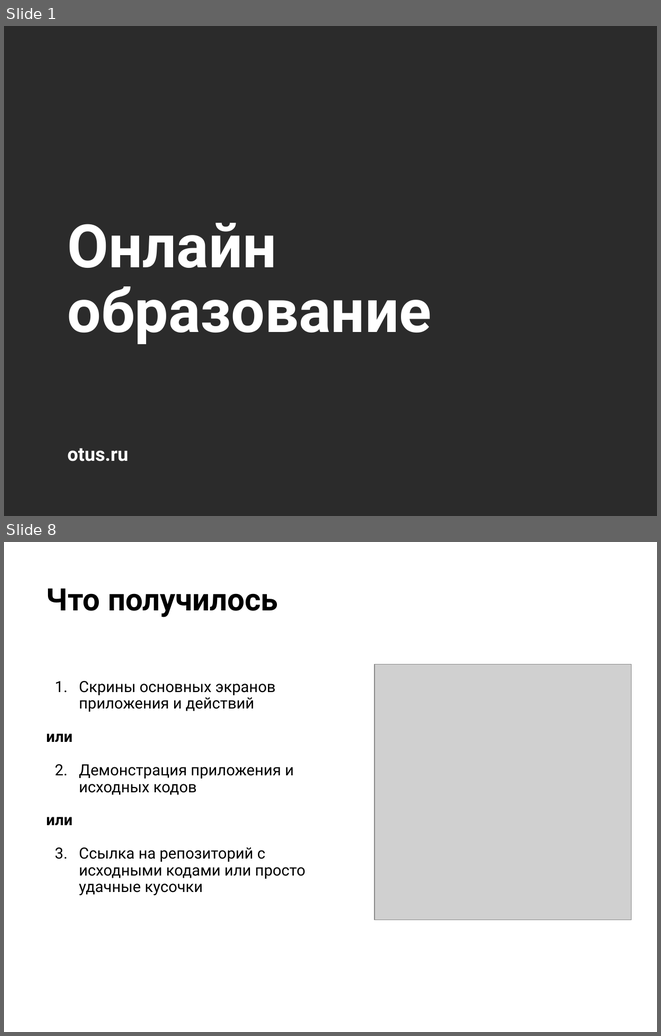
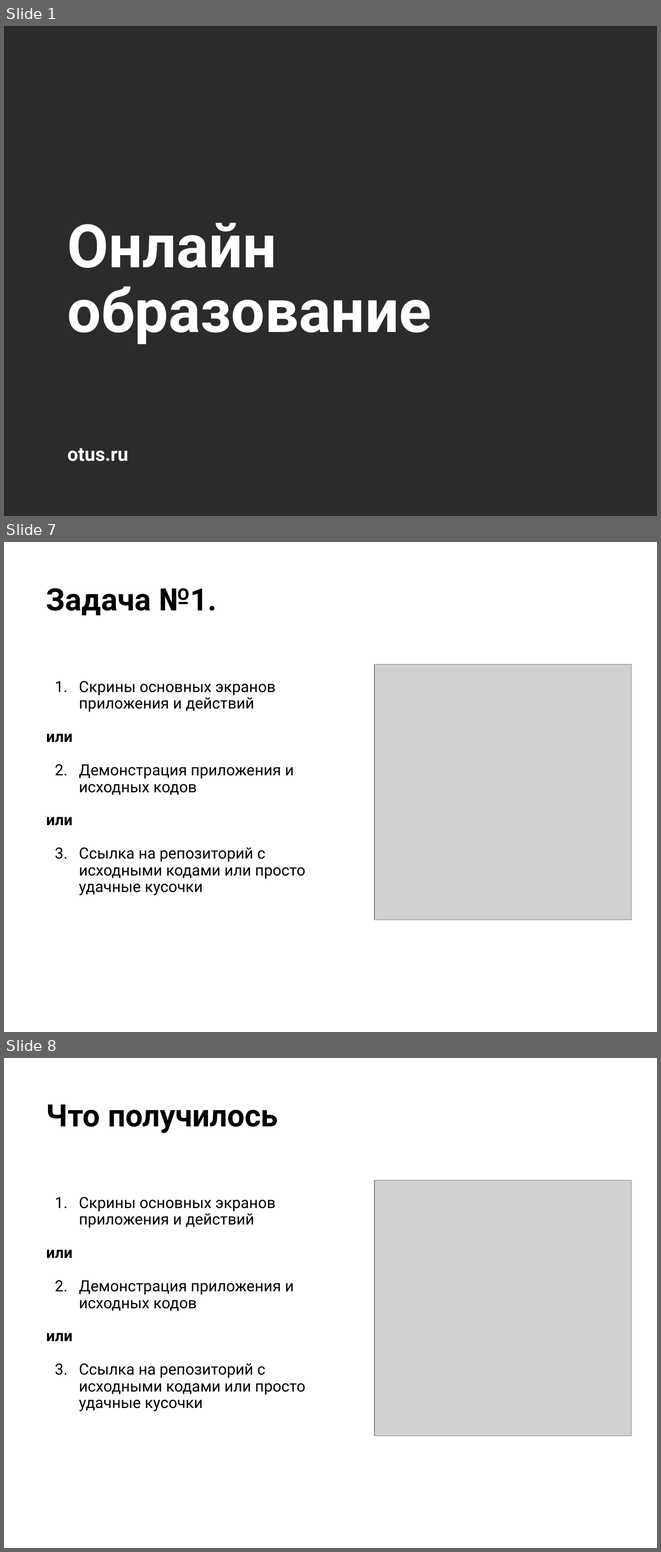
Before and after one commit to KateKorotkova/Otus.ProjectWork, a slide deck: Otus.ProjectWork.pptx. Shown one above the other, each under a label of ours: slides 1 and 8 before the commit, slides 1, 7 and 8 after it; the slides between them are not shown. The pictures are 661x1036 and 661x1552 pixels, drawn with LibreOffice and Linux fonts; fonts in the diff are those of the drawing; grey boxes stand for pictures; background and template pictures are left out; a plain dark background stands for a picture behind light text. Boxes give left, top, right and bottom in pixels: in the first picture for what was removed or moved away, otherwise in the second. Text is boxed around its words. In the diff, an @@ line names an element or a change of style, - is before the commit and + after.

```diff
--- a/Otus.ProjectWork.pptx
+++ b/Otus.ProjectWork.pptx
@@ slide 7 added at (4, 542, 657, 1032), background picture (left out) @@
@@ title added at (46, 588, 217, 616), 34 pt, text #000000, bold @@
+Задача №1.
@@ picture added at (374, 664, 631, 919) @@
@@ text added at (46, 681, 306, 895), 17 pt, text #000000 @@
+1. Скрины основных экранов приложения и действий
+или
+1. Демонстрация приложения и исходных кодов
+или
+1. Ссылка на репозиторий с исходными кодами или просто удачные кусочки
```
Also in this commit, not shown: 3 slides changed, 3 other slides added, 11 slides removed.
